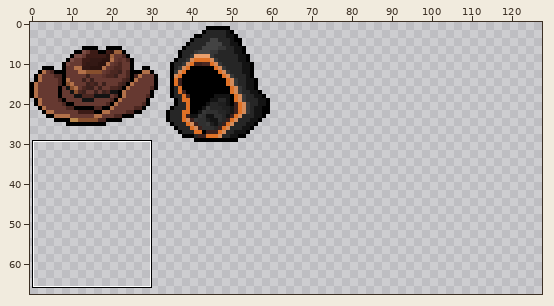
Edited in one commit: pixel-art file (TheDreams/Assets/Items/Images/Art#Items.aseprite). The picture above shows the old version from afar; the outline marks the close-up.
Close-up. As it was:
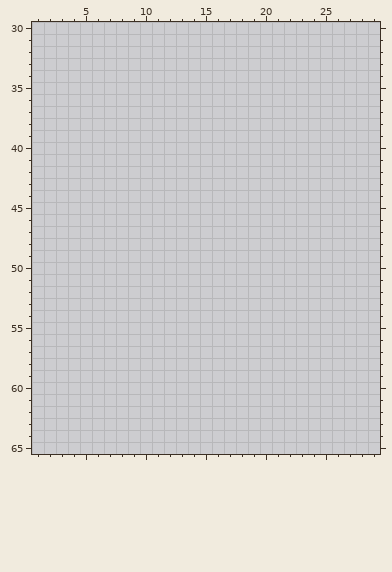
128x128 pixels, 1 frame. Colours within 5 levels of each other are drawn and written as one. Shown: x 1..29, y 30..65. The wide view leaves out empty margins. The commit also changed other parts of the picture, which this record leaves out.
Now the later version:
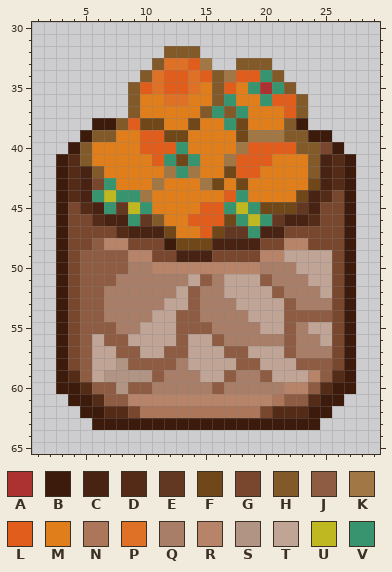
Palette (. is transparent): A #ac3232  B #3c1b0d  C #482212  D #542b16  E #633822  F #6f4719  G #78472e  H #825929  J #8e5c42  K #a17746  L #e05d1c  M #e07e1c  N #ab765a  P #df7126  Q #a97e69  R #b7846a  S #b29485  T #c0a496  U #c0b820  V #37946e
From old to new:
layer "Group 1/orange" added
--- layer "Group 1/orange"
@@ x 1..29 @@
 31 .............................
-32 .............................
-33 .............................
-34 .............................
-35 .............................
-36 .............................
-37 .............................
-38 .............................
-39 .............................
-40 .............................
-41 .............................
-42 .............................
-43 .............................
-44 .............................
-45 .............................
-46 .............................
-47 .............................
-48 .............................
-49 .............................
-50 .............................
-51 .............................
-52 .............................
-53 .............................
-54 .............................
-55 .............................
-56 .............................
-57 .............................
-58 .............................
-59 .............................
-60 .............................
-61 .............................
-62 .............................
-63 .............................
+32 ...........HHH...............
+33 ..........HPPLK..HHH.........
+34 .........HPLLPLHKLLVH........
+35 ........HLPLLPMHLMVAVH.......
+36 ........HMMPPMMHVMMVLLH......
+37 ........HMMMMMHVHVMMMLH......
+38 .....BBHLFFMMFMMVFMMMHB......
+39 ....BHHMMLLFFMMMMFKKKHHBB....
+40 ...BHMMMMLLLVMMMMKLLLLHHGB...
+41 ..BDHMMMMMLVFVMMKLLLMMMHCDB..
+42 ..BDCHMMMMMKVKMMFLLMMMMHCDB..
+43 ..BDCGVMMMKMMMKFMFMMMMMFCDB..
+44 ..BDCVUVVKMMMMMMLVMMMMFCDGB..
+45 ..BGDCVEUVMMMMLLVUVFFFECGGB..
+46 ..BGGDCCVEHMMLLLFVUVECCDGGB..
+47 ..BGGGGDCCCFMMLFEEVCCGGGGGB..
+48 ..BGGJRRGGGBFFFCCCCGGRRGGGB..
+49 ..BGJJJJRRGGCCCGGGGRRTTTTGB..
+50 ..BGJJJJQQRRRRRRRRRQQQTTTGB..
+51 ..BGJJJQQQQQQTJQTTTJQQQTTGB..
+52 ..BGJJQQQQQQTJQQTTTTJQQQTGB..
+53 ..BGJJQQQQQTTJQQQTTTTJQQQGB..
+54 ..BGJJQQQQTTJJQQQQTTTJJJJGB..
+55 ..BGJJJQQTTTJJJQQQQTTJQTTGB..
+56 ..BGJTJJTTTTJTTJQQQQQJQQTGB..
+57 ..BGJTTJJTTJJTTTJJTTTJQQQGB..
+58 ..BGJTTSJJJJQTTTTJJTTTJJJGB..
+59 ..BDJTSSSSJQQQTTJQQJTTTRJDB..
+60 ..BBDJJSJJQQQQQJQQQQQRRJDBB..
+61 ...BBDJJRRRRRRRRRRRRNJJDBB...
+62 ....BBDDGNNNNNNNNNNGDDDBB....
+63 .....BBBBBBBBBBBBBBBBBBB.....
 64 .............................
Pixel boxes of the changes (left, top, right, bottom) in both close-ups:
added: (56, 46, 356, 430)
